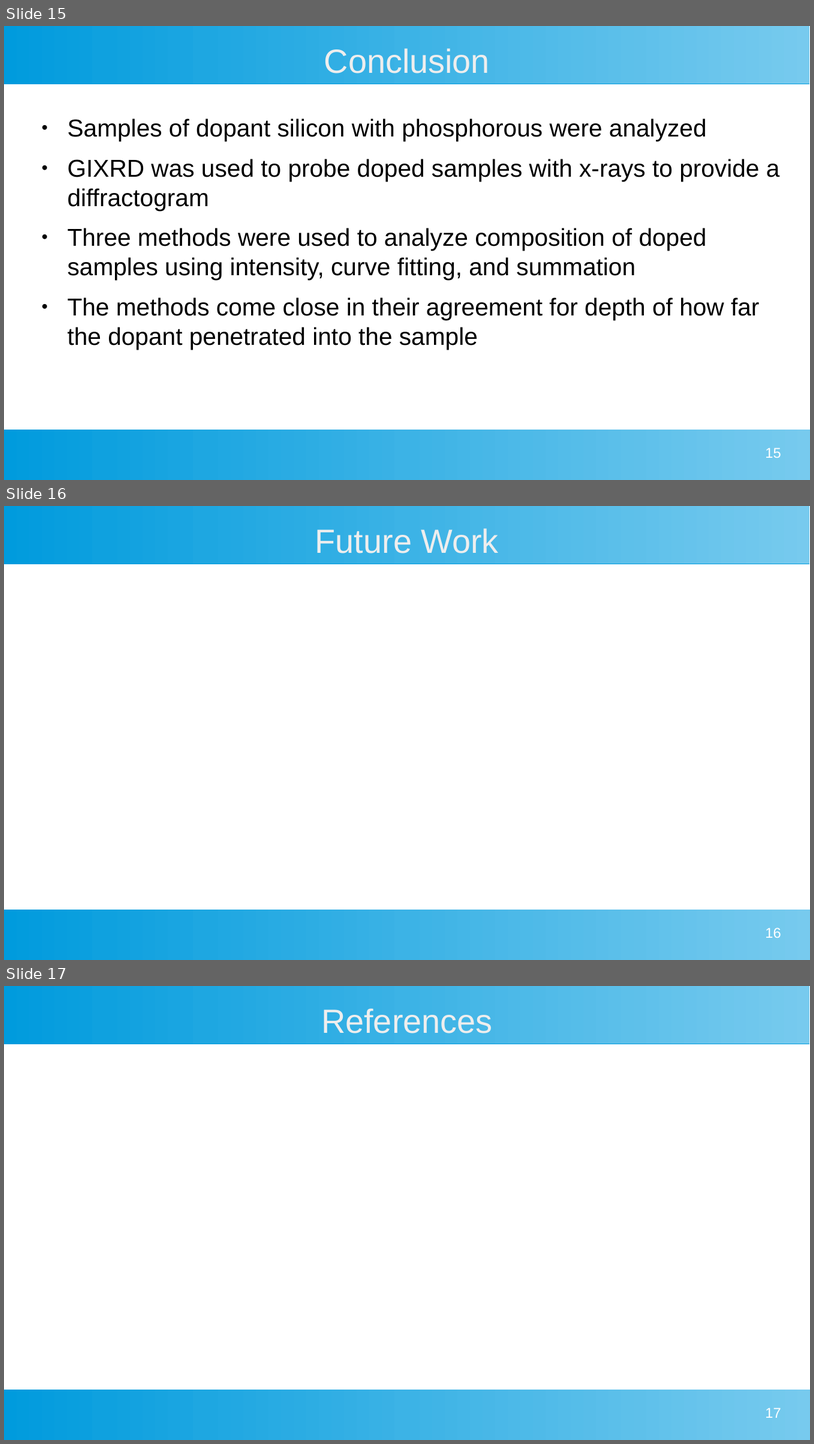
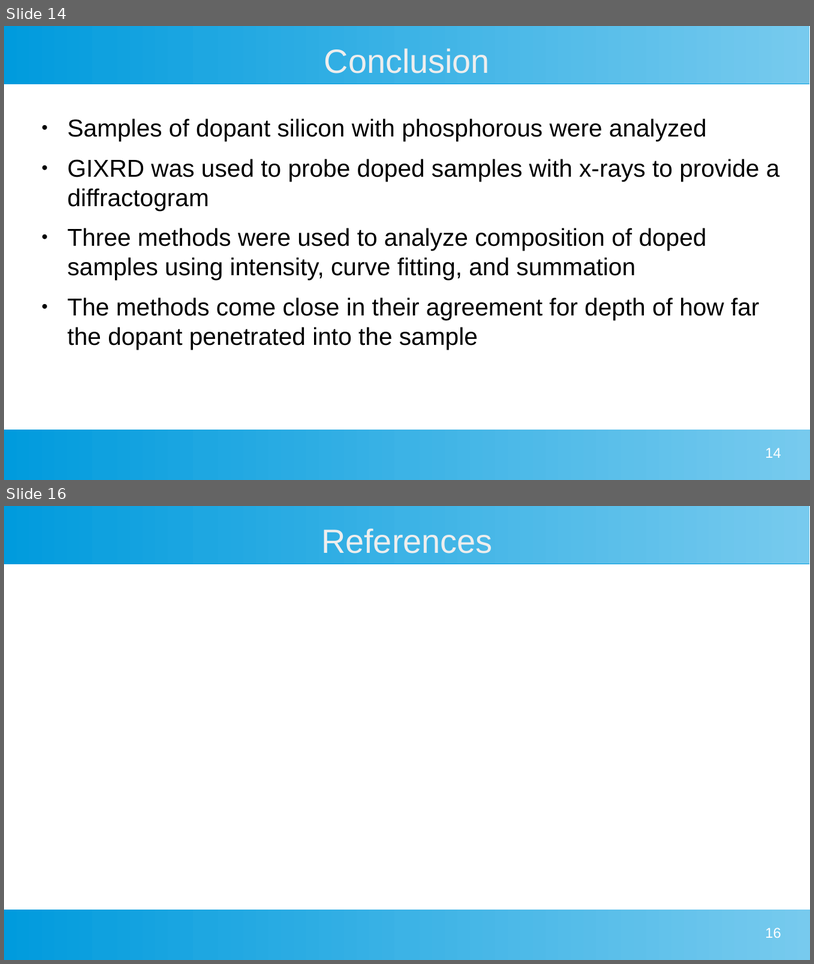
Before and after one commit to MarkS5001/GIXRD-Thesis, a slide deck: Thesis Defense Presentation.odp. Shown one above the other, each under a label of ours: slides 15, 16 and 17 before the commit, slides 14 and 16 after it; the slides between them are not shown. The pictures are 814x1444 and 814x964 pixels, drawn with LibreOffice and Linux fonts; fonts in the diff are those of the drawing. Boxes give left, top, right and bottom in pixels: in the first picture for what was removed or moved away, otherwise in the second. Text is boxed around its words. In the diff, an @@ line names an element or a change of style, - is before the commit and + after.

```diff
--- a/Thesis Defense Presentation.odp
+++ b/Thesis Defense Presentation.odp
@@ slide 16 removed at (4,506,810,960), background #FFFFFF; not listed: 2 template elements that a slide beside it also shows @@
@@ title removed at (315,528,499,553) @@
-Future Work
@@ page number removed at (765,927,781,937) @@
-16
@@ what was slide 15 is now slide 14 @@
@@ page number at (765,447,781,457): text changed @@
-15
+14
@@ what was slide 17 is now slide 16 @@
@@ page number at (765,927,781,937): text changed @@
-17
+16
```
Also in this commit, not shown: 3 slides changed, 2 slides added, 2 other slides removed.
